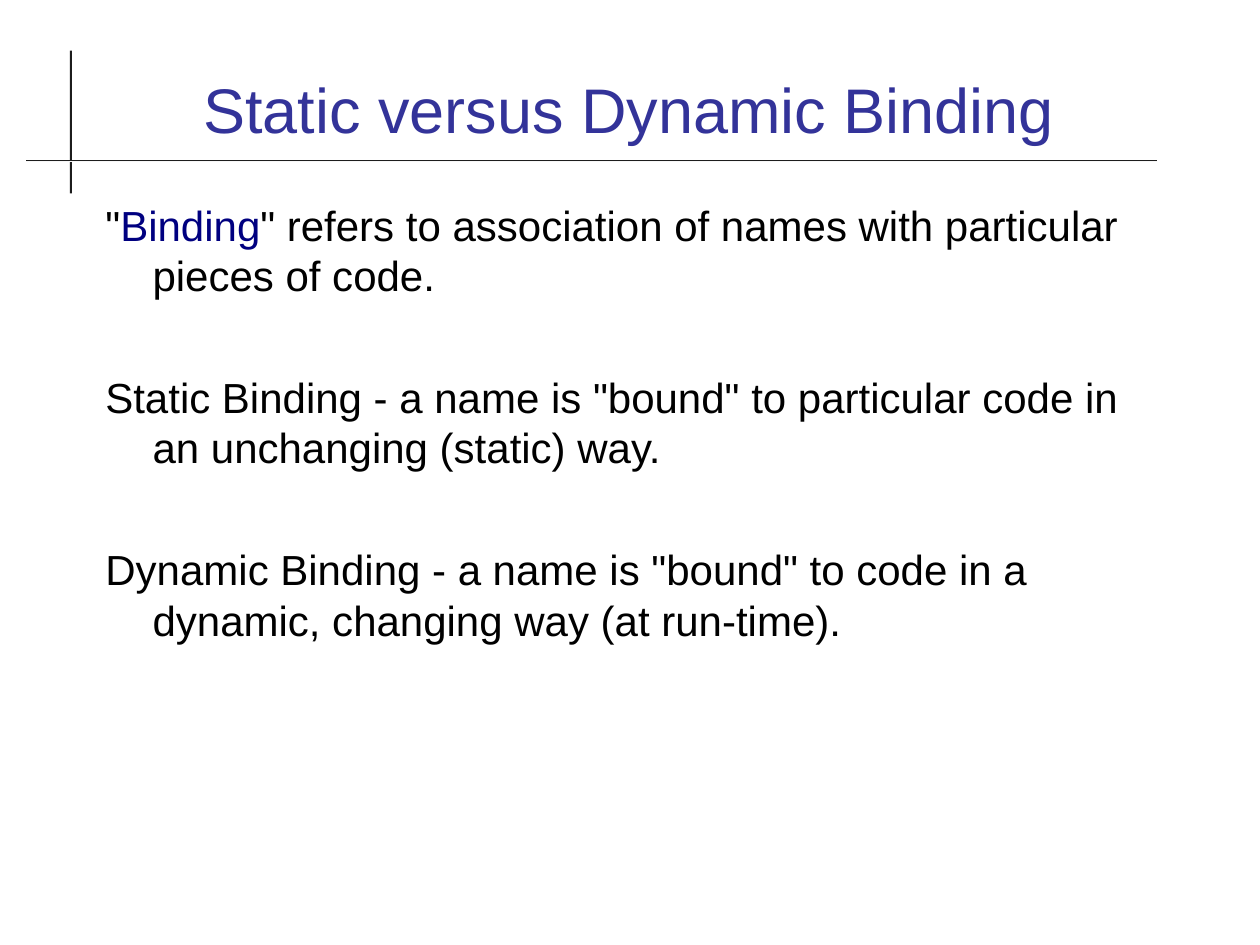
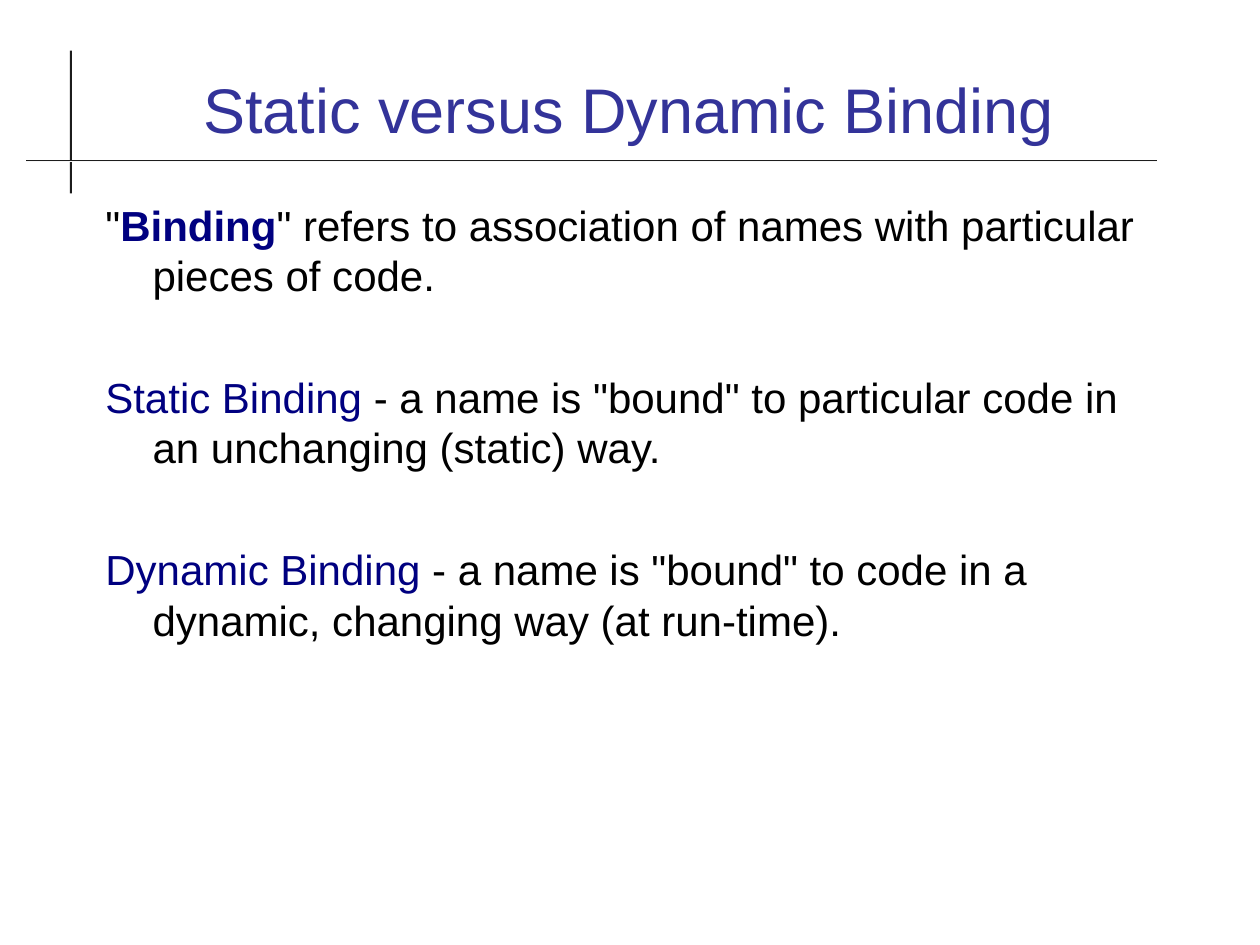
Before and after one commit to cpske/ISP, a slide deck: slide 7 of code-quality/Type-Checking.odp. Drawn at 1260x945 pixels with LibreOffice and Linux fonts; fonts in the diff are those of the drawing. Boxes give left, top, right and bottom in pixels: in the first picture for what was removed or moved away, otherwise in the second. Text is boxed around its words. In the diff, an @@ line names an element or a change of style, - is before the commit and + after.

```diff
--- a/code-quality/Type-Checking.odp
+++ b/code-quality/Type-Checking.odp
@@ text ""Binding" refers to association of ..." at box(105, 210, 1134, 644): bold on in ""Binding""; text colour #000000 to #000080 in "Static Binding", "Dynamic Binding" @@
```
Also in this commit, not shown: 5 other slides changed, 5 slides added, 1 other file.
